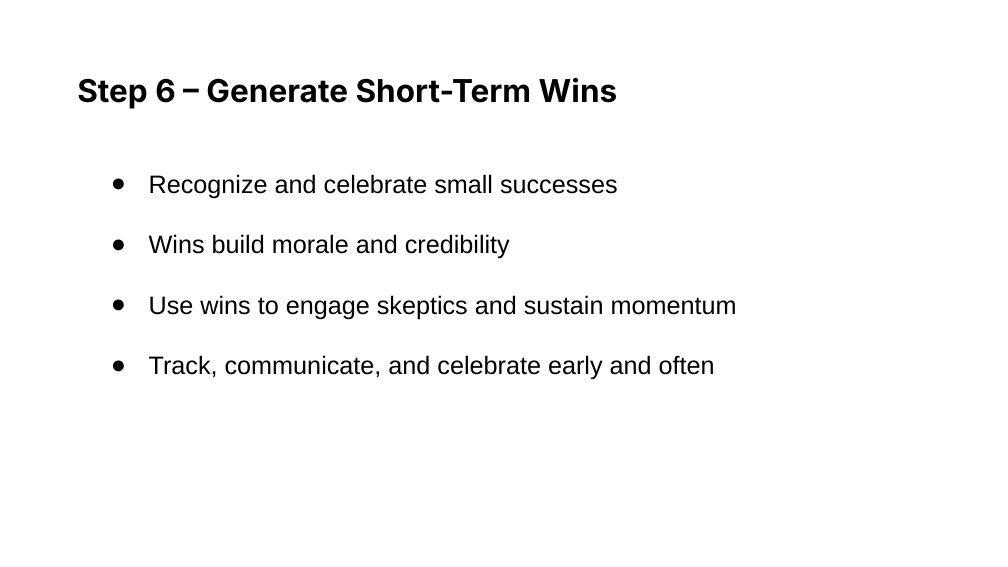
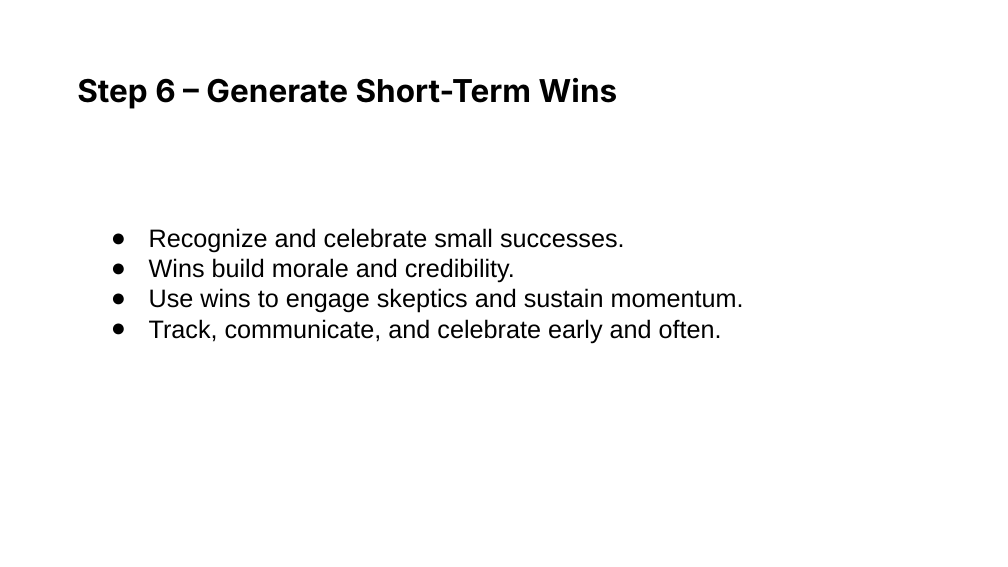
Before and after one commit to usds/ditap-curriculum-update, a slide deck: slide 107 of 3_Curriculum/3B_DITAP-Core-Curriculum/Module-5/In-Class-Materials/Module 5 Slide Deck.pptx. Drawn at 1008x567 pixels with LibreOffice and Linux fonts; fonts in the diff are those of the drawing. Boxes give left, top, right and bottom in pixels: in the first picture for what was removed or moved away, otherwise in the second. Text is boxed around its words. In the diff, an @@ line names an element or a change of style, - is before the commit and + after.

```diff
--- a/3_Curriculum/3B_DITAP-Core-Curriculum/Module-5/In-Class-Materials/Module 5 Slide Deck.pptx
+++ b/3_Curriculum/3B_DITAP-Core-Curriculum/Module-5/In-Class-Materials/Module 5 Slide Deck.pptx
@@ text at [149,228,744,343]: text changed @@
-● Recognize and celebrate small successes
-● Wins build morale and credibility
-● Use wins to engage skeptics and sustain momentum
-● Track, communicate, and celebrate early and often
+● Recognize and celebrate small successes.
+● Wins build morale and credibility.
+● Use wins to engage skeptics and sustain momentum.
+● Track, communicate, and celebrate early and often.
```
Also in this commit, not shown: 90 other slides changed.
